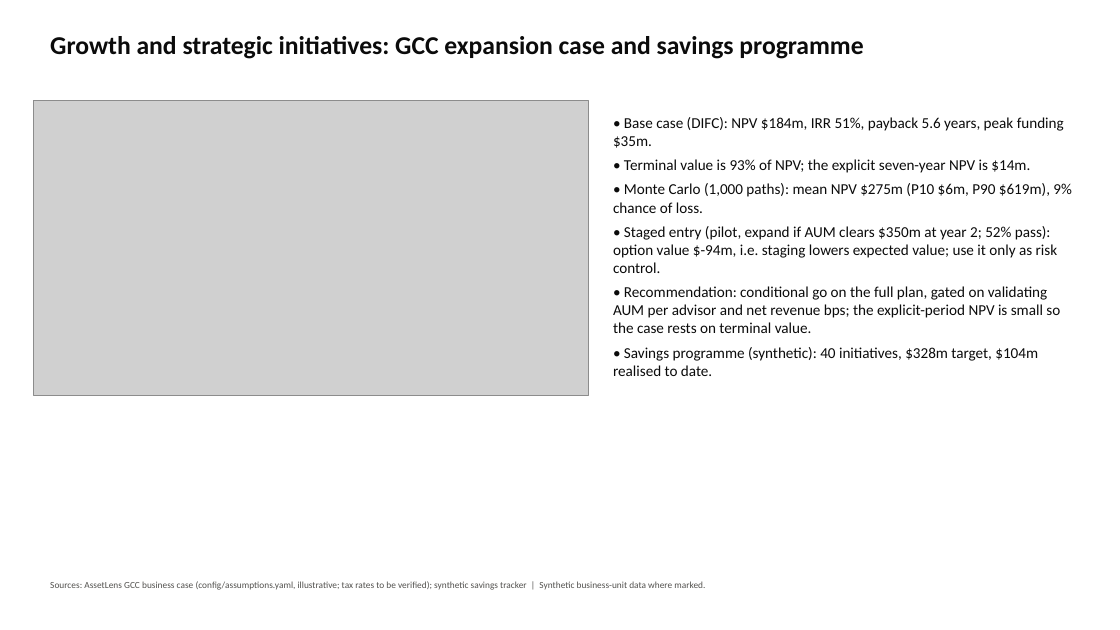
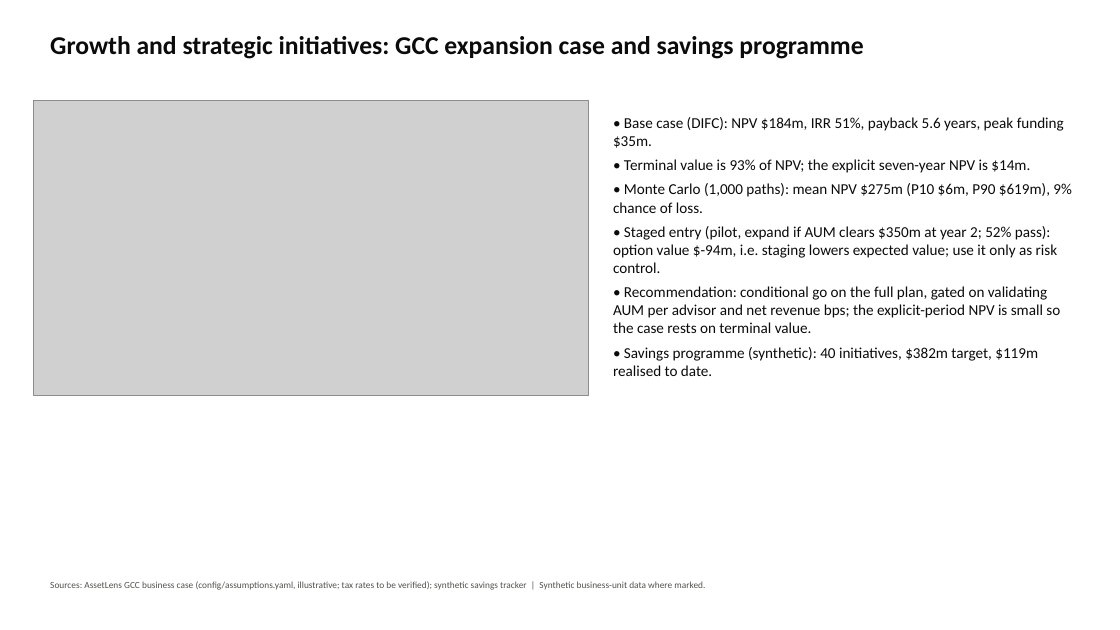
Before and after one commit to swalihnm/assetlens, a slide deck: slide 5 of outputs/deck/AssetLens_Board_Pack.pptx. Drawn at 1120x630 pixels with LibreOffice and Linux fonts; fonts in the diff are those of the drawing; grey boxes stand for pictures. Boxes give left, top, right and bottom in pixels: in the first picture for what was removed or moved away, otherwise in the second. Text is boxed around its words. In the diff, an @@ line names an element or a change of style, - is before the commit and + after.

```diff
--- a/outputs/deck/AssetLens_Board_Pack.pptx
+++ b/outputs/deck/AssetLens_Board_Pack.pptx
@@ text at bbox=[613, 347, 1038, 376]: text changed @@
-• Savings programme (synthetic): 40 initiatives, $328m target, $104m realised to date.
+• Savings programme (synthetic): 40 initiatives, $382m target, $119m realised to date.
```
Also in this commit, not shown: 17 other files.
